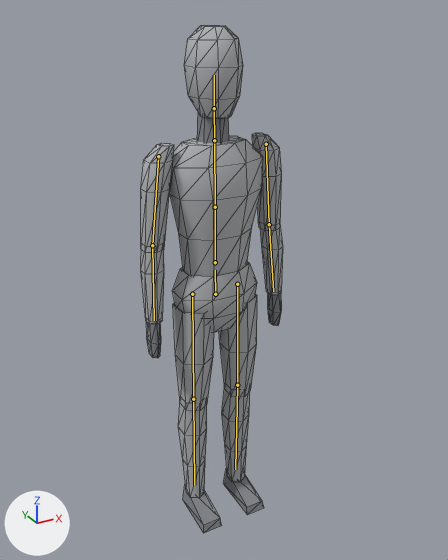
The glTF model models/player.glb: old version first, new version second.
The view is the same before and after, from a camera (50 mm lens) standing at (-0.936, -1.765, 1.851) and looking at (0.032, -0.004, 0.971). Arrows for +X, +Y and +Z are at lower left; the lights stay in place. The first picture is the older version. The bones that change, and the others that lie on the model, are drawn over the model as lines. Mesh edges are drawn as thin lines.

The first picture shows 'Player'.
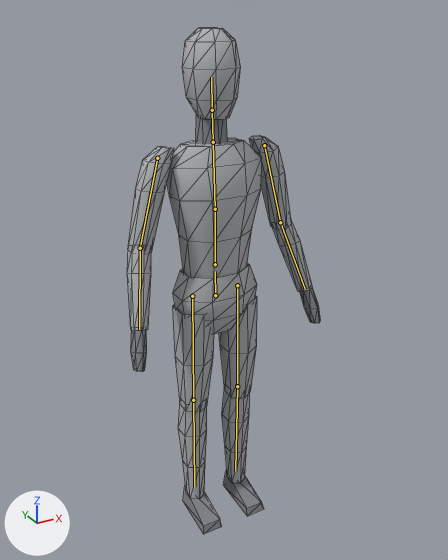
The newer file adds an action. The first version stands in its rest pose; the second is drawn at frame 24 of the action 'idle'.

What changed in the scene script:
```text
Change bone_chest:
    where bone_chest = bpy.data.objects['PlayerRig'].pose.bones['chest']  # child of 'spine'
    bone_chest.rotation_quaternion: (1.0, 0.0, 0.0, 0.0) -> (1.0, -0.022, 0.0, 0.0)  # degrees (0, 0, 0) -> degrees (-2, 0, 0)
Change bone_head:
    where bone_head = bpy.data.objects['PlayerRig'].pose.bones['head']  # child of 'neck'
    bone_head.rotation_quaternion: (1.0, 0.0, 0.0, 0.0) -> (1.0, 0.017, 0.0, 0.0)  # degrees (0, 0, 0) -> degrees (2, 0, 0)
Change bone_upper_arm_l:
    where bone_upper_arm_l = bpy.data.objects['PlayerRig'].pose.bones['upper_arm.L']  # child of 'chest'
    bone_upper_arm_l.rotation_quaternion: (1.0, 0.0, 0.0, 0.0) -> (0.997, 0.008, -0.003, -0.078)  # degrees (0, 0, 0) -> degrees (1, 0, -9)
Change bone_forearm_l:
    where bone_forearm_l = bpy.data.objects['PlayerRig'].pose.bones['forearm.L']  # child of 'upper_arm.L'
    bone_forearm_l.rotation_quaternion: (1.0, 0.0, 0.0, 0.0) -> (0.991, -0.13, -0.007, -0.008)  # degrees (0, 0, 0) -> degrees (-15, -1, -1)
Change bone_upper_arm_r:
    where bone_upper_arm_r = bpy.data.objects['PlayerRig'].pose.bones['upper_arm.R']  # child of 'chest'
    bone_upper_arm_r.rotation_quaternion: (1.0, 0.0, 0.0, 0.0) -> (0.997, 0.008, 0.003, 0.078)  # degrees (0, 0, 0) -> degrees (1, 0, 9)
Change bone_forearm_r:
    where bone_forearm_r = bpy.data.objects['PlayerRig'].pose.bones['forearm.R']  # child of 'upper_arm.R'
    bone_forearm_r.rotation_quaternion: (1.0, 0.0, 0.0, 0.0) -> (0.991, -0.13, 0.007, 0.008)  # degrees (0, 0, 0) -> degrees (-15, 1, 1)
```

Pixel boxes [x1, y1, x2, y2] of what changed, in the pictures (448 x 560 px):
'Player', posed (36% wider)
    before: [141, 26, 283, 533]
    after: [127, 28, 321, 534]
bone 'chest', root to tip
    before: (215, 207) to (214, 140)
    after: (215, 209) to (213, 142)
bone 'head', root to tip
    before: (214, 108) to (214, 75)
    after: (212, 110) to (211, 77)
bone 'upper_arm.L', root to tip
    before: (266, 144) to (269, 224)
    after: (264, 145) to (280, 222)
bone 'forearm.L', root to tip
    before: (269, 224) to (273, 291)
    after: (280, 222) to (305, 289)
bone 'upper_arm.R', root to tip
    before: (158, 156) to (152, 245)
    after: (157, 158) to (140, 248)
bone 'forearm.R', root to tip
    before: (152, 245) to (154, 320)
    after: (140, 248) to (139, 329)
